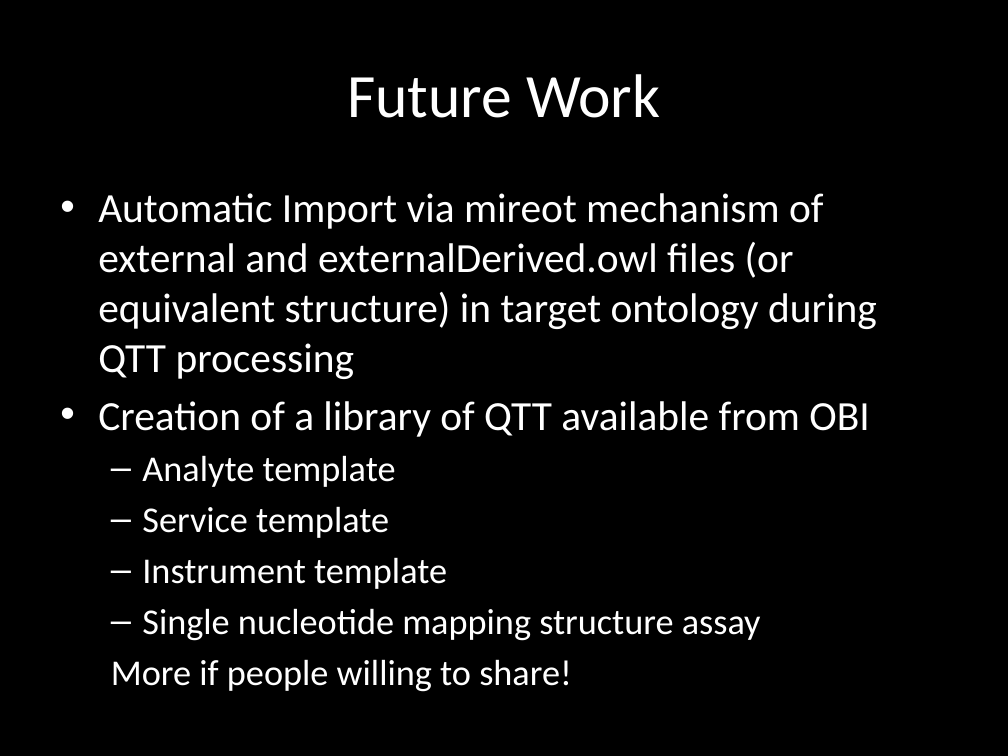
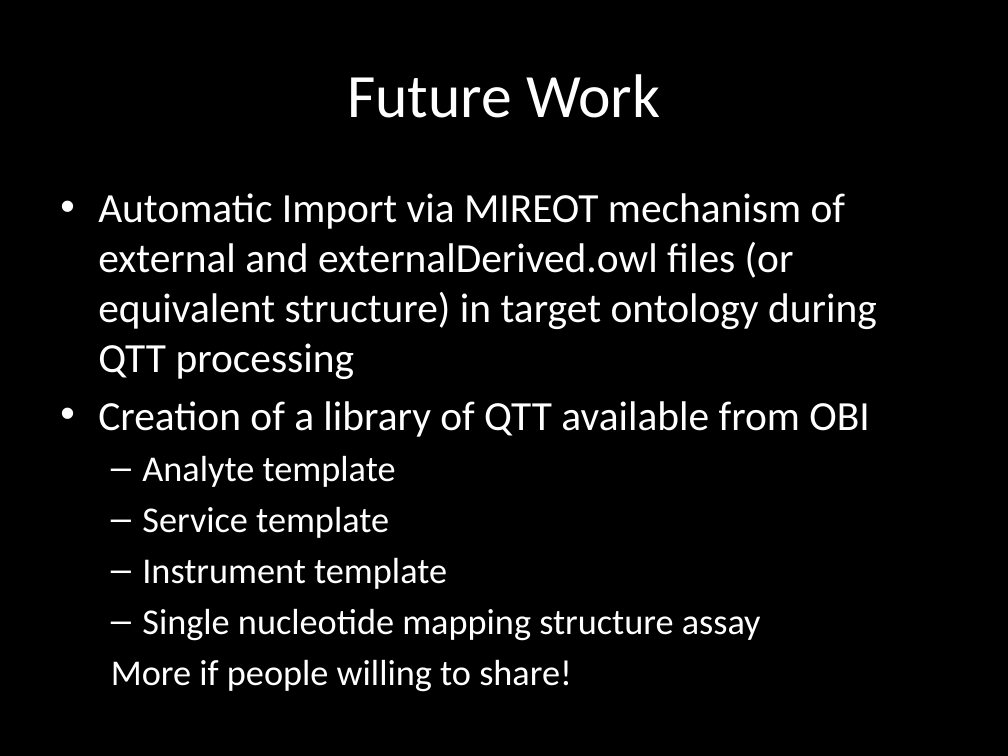
Before and after one commit to obi-ontology/obi-legacy-svn, a slide deck: slide 10 of trunk/docs/presentations/OBI tutorial July 2011 ICBO/OBI-QTT&designpatterns.pptx. Drawn at 1008x756 pixels with LibreOffice and Linux fonts; fonts in the diff are those of the drawing; background and template pictures are left out. Boxes give left, top, right and bottom in pixels: in the first picture for what was removed or moved away, otherwise in the second. Text is boxed around its words. In the diff, an @@ line names an element or a change of style, - is before the commit and + after.

Commit message:
Made few changes to the QTT presentation

```diff
--- a/trunk/docs/presentations/OBI tutorial July 2011 ICBO/OBI-QTT&designpatterns.pptx
+++ b/trunk/docs/presentations/OBI tutorial July 2011 ICBO/OBI-QTT&designpatterns.pptx
@@ text at (98,193,877,379): text changed @@
-• Automatic Import via mireot mechanism of external and externalDerived.owl files (or equivalent structure) in target ontology during QTT processing
+• Automatic Import via MIREOT mechanism of external and externalDerived.owl files (or equivalent structure) in target ontology during QTT processing
```
Also in this commit, not shown: 2 other slides changed, 1 slide added, 1 slide removed.
